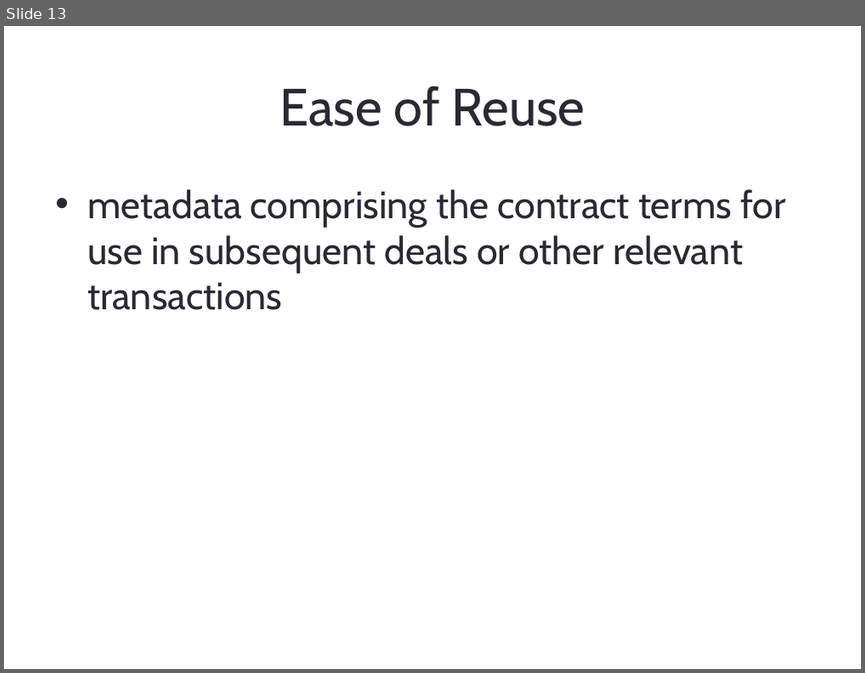
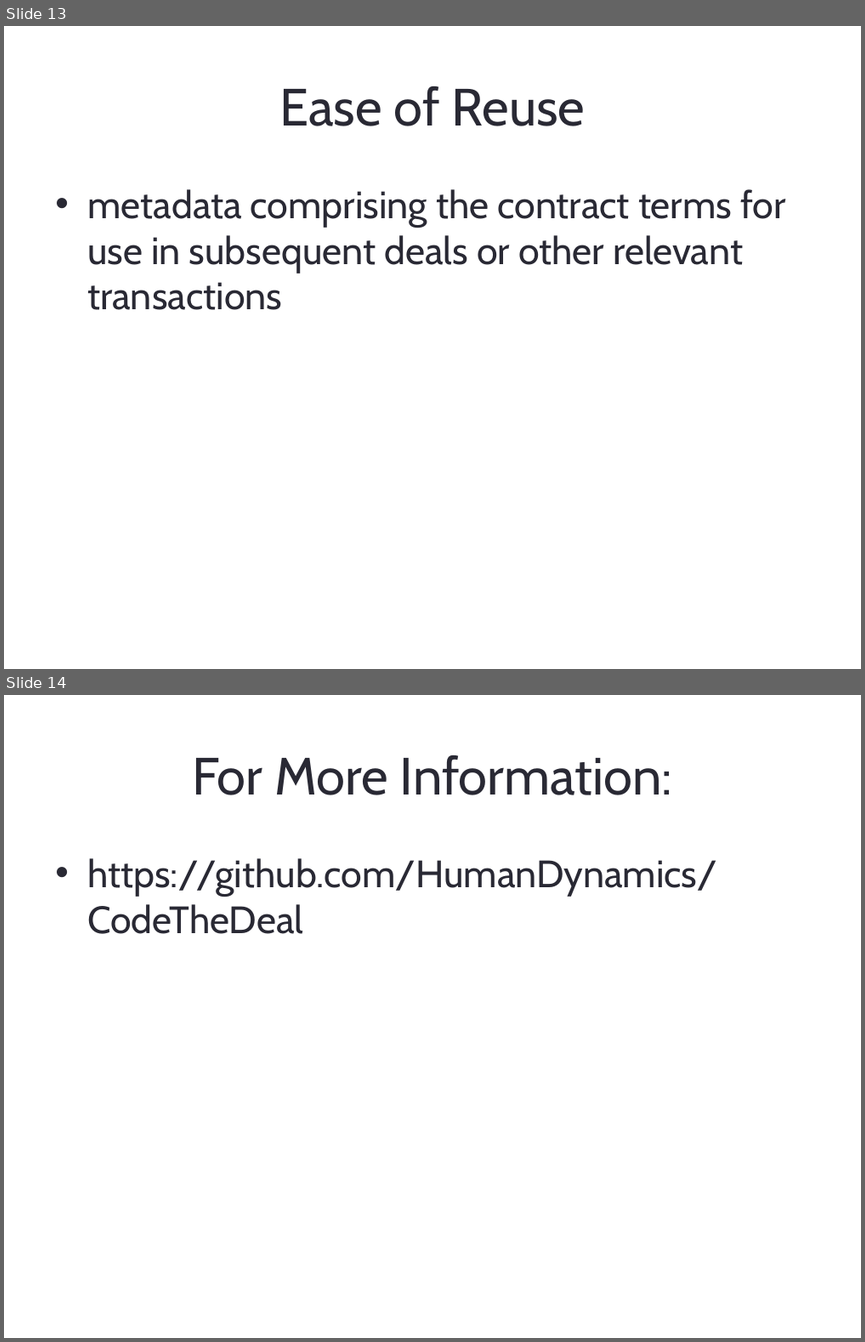
Before and after one commit to HumanDynamics/CodeTheDeal, a slide deck: Demo/Bcology.pptx. Shown one above the other, each under a label of ours: slide 13 before the commit, slides 13 and 14 after it. The pictures are 865x673 and 865x1342 pixels, drawn with LibreOffice and Linux fonts; fonts in the diff are those of the drawing. Boxes give left, top, right and bottom in pixels: in the first picture for what was removed or moved away, otherwise in the second. Text is boxed around its words. In the diff, an @@ line names an element or a change of style, - is before the commit and + after.

```diff
--- a/Demo/Bcology.pptx
+++ b/Demo/Bcology.pptx
@@ slide 14 added at box(4, 695, 861, 1338), background #FFFFFF @@
@@ title added at box(192, 755, 672, 795), 44 pt, text #292934 @@
+For More Information:
@@ text added at box(87, 858, 717, 934), 32 pt, text #292934 @@
+• https://github.com/HumanDynamics/CodeTheDeal
```
Also in this commit, not shown: 1 slide changed.
